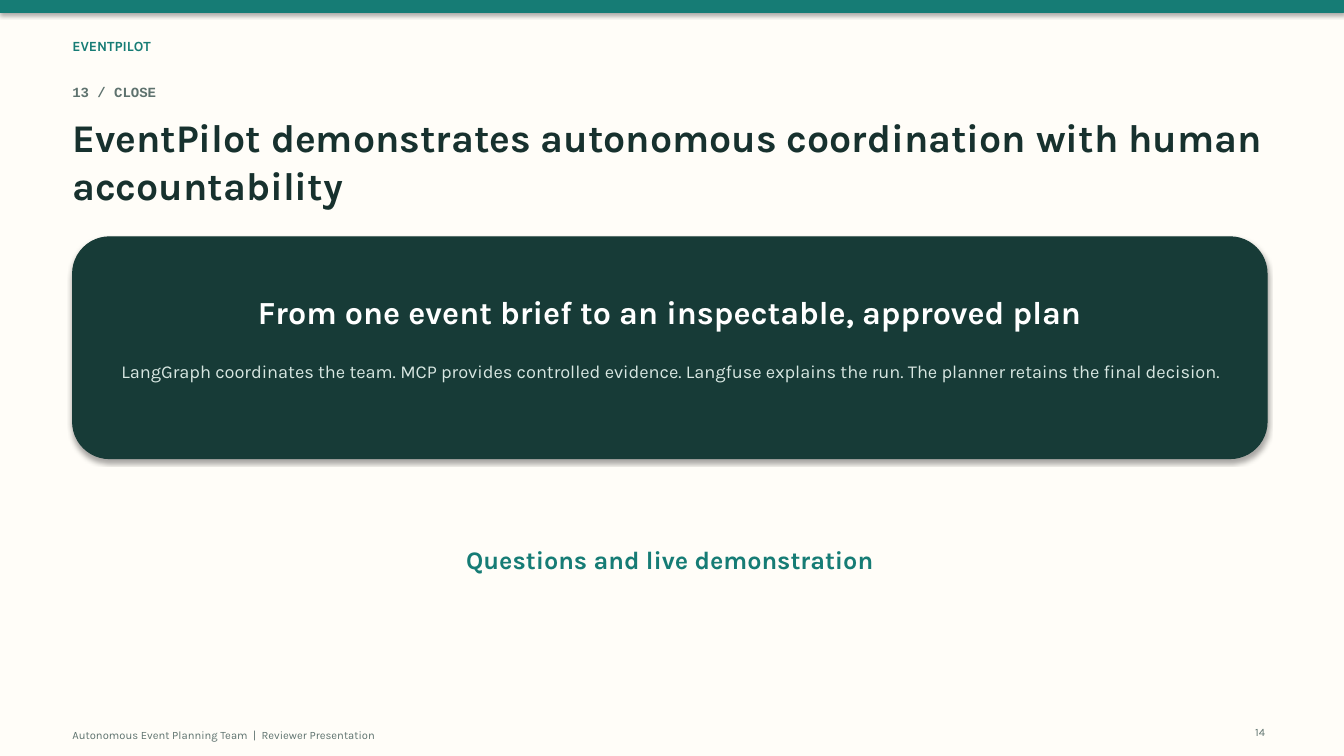
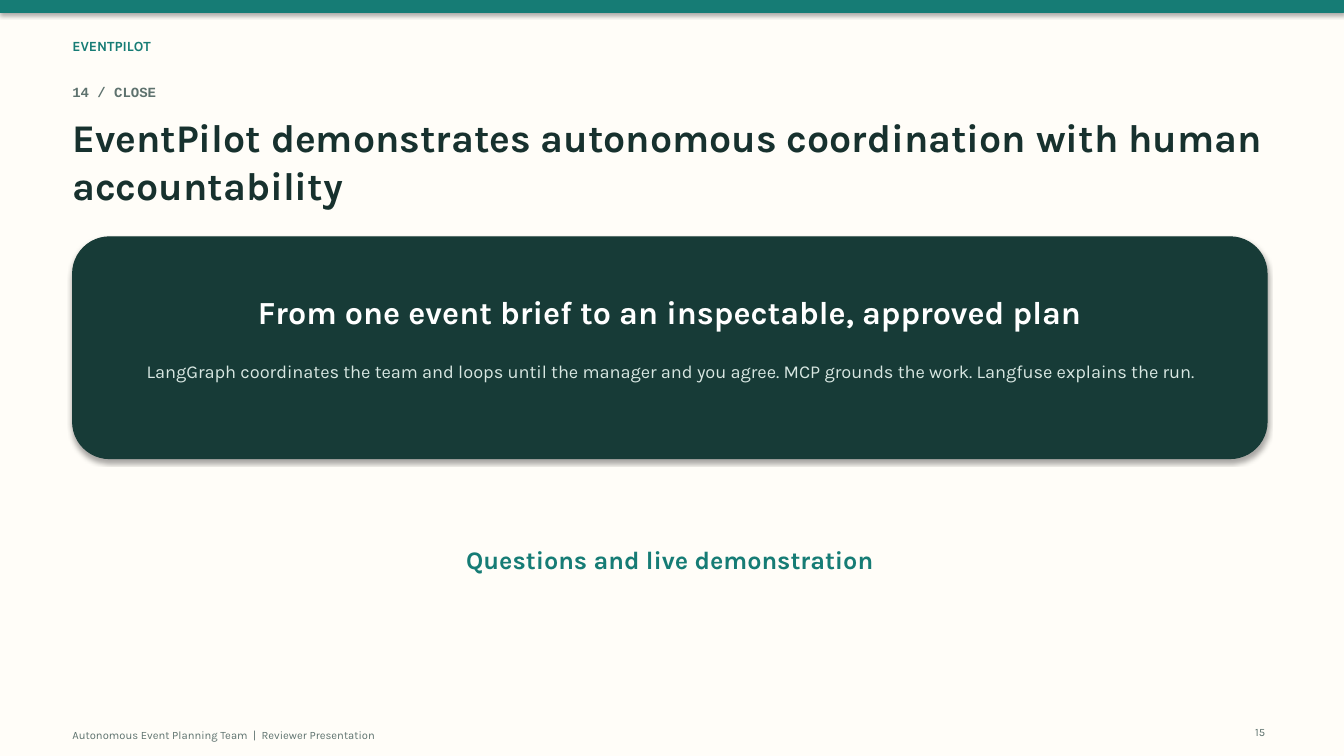
Before and after one commit to SubashNadar/event-pilot, a slide deck: slide 15 of docs/EventPilot_Reviewer_Presentation.pptx (slide 14 before the commit). Drawn at 1344x756 pixels with LibreOffice and Linux fonts; fonts in the diff are those of the drawing. Boxes give left, top, right and bottom in pixels: in the first picture for what was removed or moved away, otherwise in the second. Text is boxed around its words. In the diff, an @@ line names an element or a change of style, - is before the commit and + after.

```diff
--- a/docs/EventPilot_Reviewer_Presentation.pptx
+++ b/docs/EventPilot_Reviewer_Presentation.pptx
@@ text at <box>72,87,156,97</box>: text changed @@
-13 / CLOSE
+14 / CLOSE
@@ text at <box>147,365,1195,383</box>: text changed @@
-LangGraph coordinates the team. MCP provides controlled evidence. Langfuse explains the run. The planner retains the final decision.
+LangGraph coordinates the team and loops until the manager and you agree. MCP grounds the work. Langfuse explains the run.
@@ text at <box>1255,729,1265,736</box>: text changed @@
-14
+15
```
Also in this commit, not shown: 6 other slides changed, 7 slides added, 6 slides removed, 27 other files.
